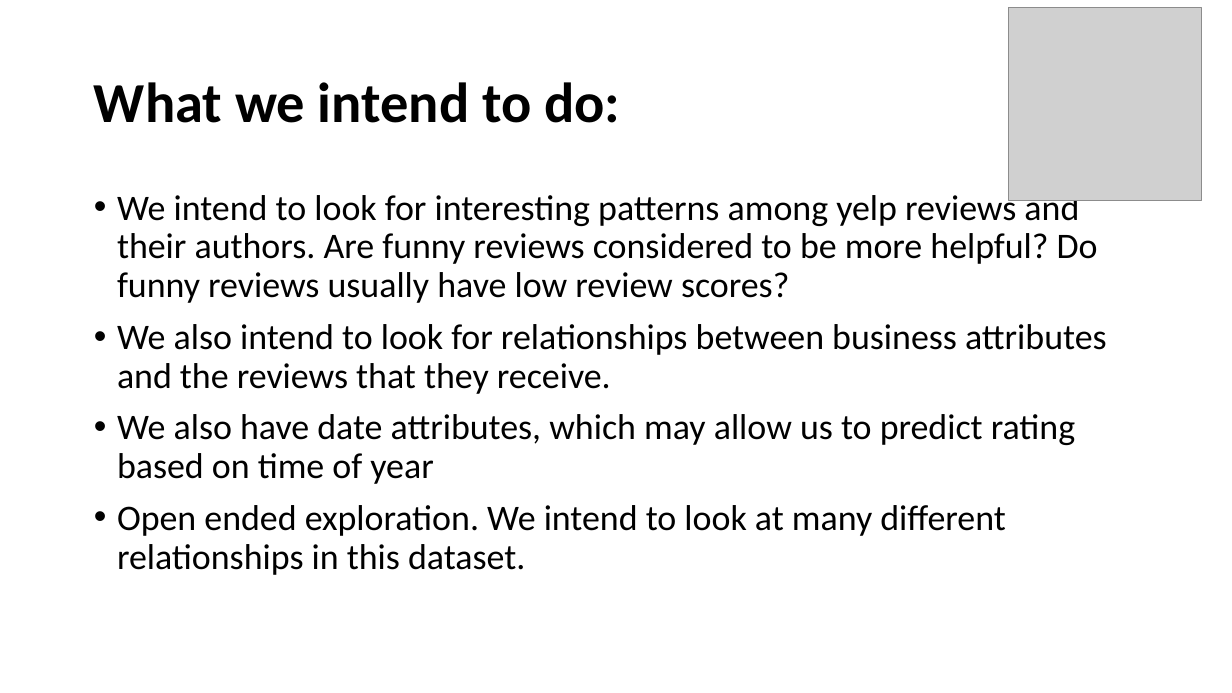
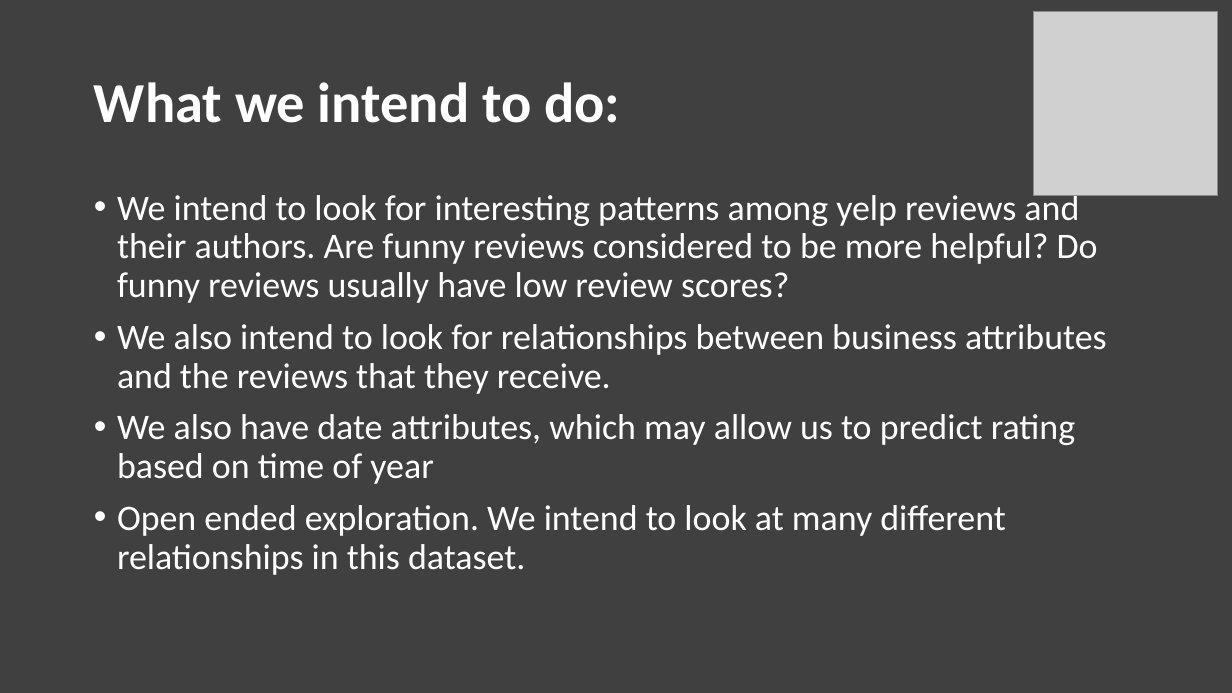
Before and after one commit to Cartercreid/CSPB4502_project_yelp, a slide deck: slide 4 of pp_slides_for_part_1/Exploring the Yelp Dataset.pptx. Drawn at 1232x693 pixels with LibreOffice and Linux fonts; fonts in the diff are those of the drawing; grey boxes stand for pictures. Boxes give left, top, right and bottom in pixels: in the first picture for what was removed or moved away, otherwise in the second. Text is boxed around its words. In the diff, an @@ line names an element or a change of style, - is before the commit and + after.

Commit message:
changed slide bg
changed slide show background from white to gray to make it easier on the eyes.

```diff
--- a/pp_slides_for_part_1/Exploring the Yelp Dataset.pptx
+++ b/pp_slides_for_part_1/Exploring the Yelp Dataset.pptx
@@ background #FFFFFF to #404040 @@
@@ picture resized from (x1=1009, y1=7, x2=1202, y2=200) to (x1=1034, y1=12, x2=1218, y2=196) @@
@@ title "What we intend to do:" at (x1=94, y1=82, x2=620, y2=123): text colour #000000 to #FFFFFF @@
@@ text "We intend to look for ..." at (x1=117, y1=190, x2=1107, y2=575): text colour #000000 to #FFFFFF @@
```
Also in this commit, not shown: 6 other slides changed, 1 other file.
